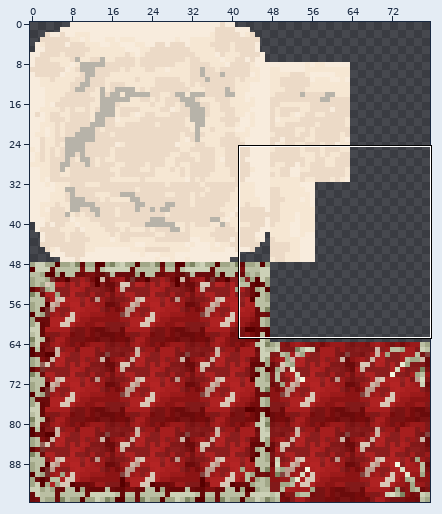
File history of a sprite sheet, Godot Project/Scenes/Levels/LevelAssets/Gore Tileset.png. Above: a wide view before the commit, with the close-up outlined.
Close-up. Old version:
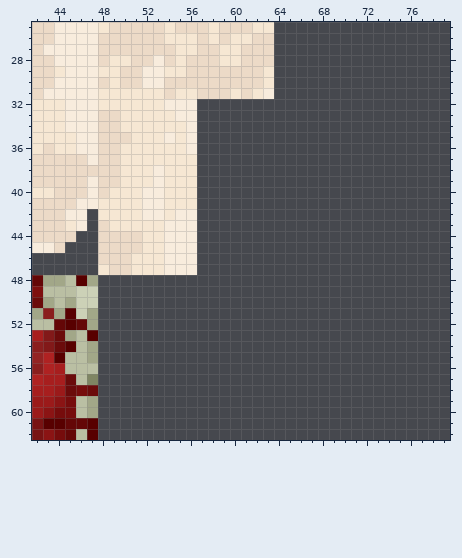
The file is 80x96 pixels. Colours within 5 levels of each other are drawn and written as one. Shown: x 42..79, y 25..62.
Now the later version:
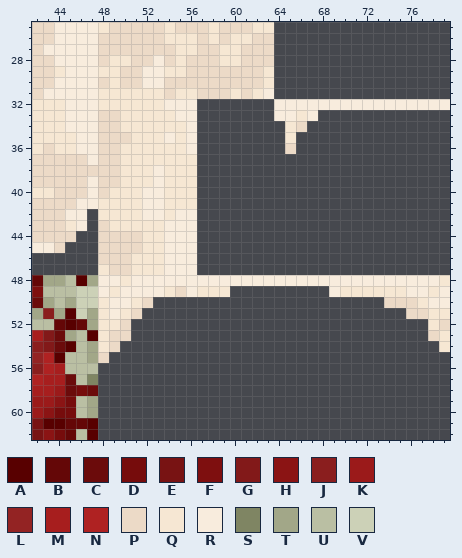
Palette (. is transparent): A #580000  B #640707  C #6b0b0b  D #760c0c  E #781313  F #7e0f0f  G #821919  H #8b1414  J #8a1e1e  K #9b1a1a  L #932323  M #a71e1e  N #af2222  P #ecdac7  Q #f6e7d3  R #f8ecdd  S #7f8563  T #a2a788  U #babfa3  V #ccd1b7
Changes in this commit:
y 32: x 64..79 ................ -> RRRRRRRRRRRRRRRR
y 33: x 64..67 .... -> RRQR
y 34: x 65..66 .. -> QP
y 35: x 65 . -> Q
y 36: x 65 . -> P
y 48: x 48..79 ................................ -> RRQRRRRRRRRRRRRRRRRRRRRRRRRRRRRQ
y 49: x 48..59 ............ -> RQRRRRQPRQQQ; x 69..79 ........... -> RQQQQQQRRQR
y 50: x 48..52 ..... -> QRRQP; x 74..79 ...... -> PPPQRR
y 51: x 48..51 .... -> QRQP; x 76..79 .... -> PPQQ
y 52: x 48..50 ... -> QQP; x 78..79 .. -> QP
y 53: x 48..50 ... -> QPP; x 78..79 .. -> PQ
y 54: x 48..49 .. -> QP; x 79 . -> Q
y 55: x 48 . -> P
Boxes around the changes in both close-ups, in picture pixels (x1, y1, x2, y2):
added: (274, 99, 450, 154)
added: (98, 275, 450, 363)
